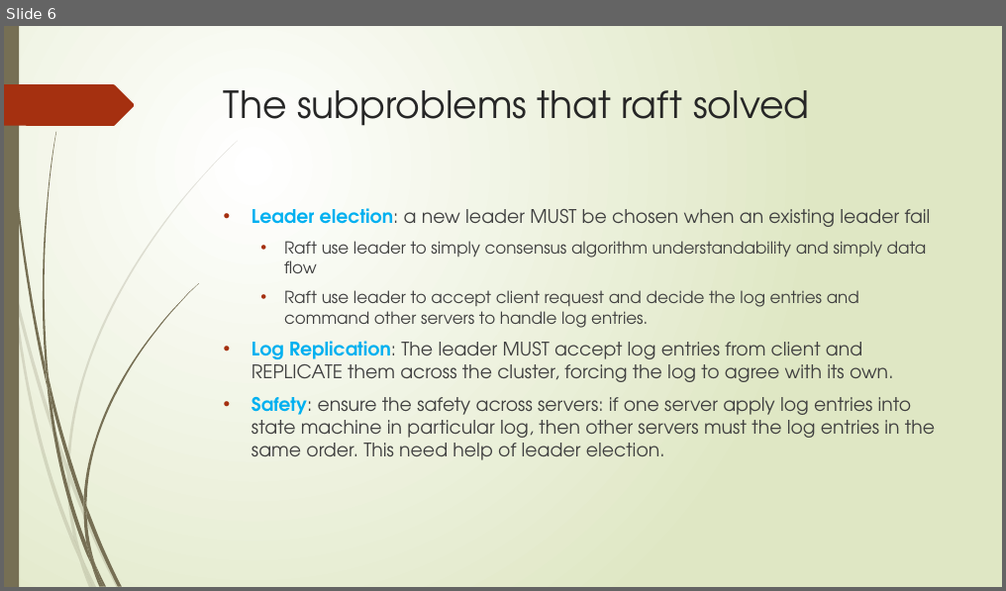
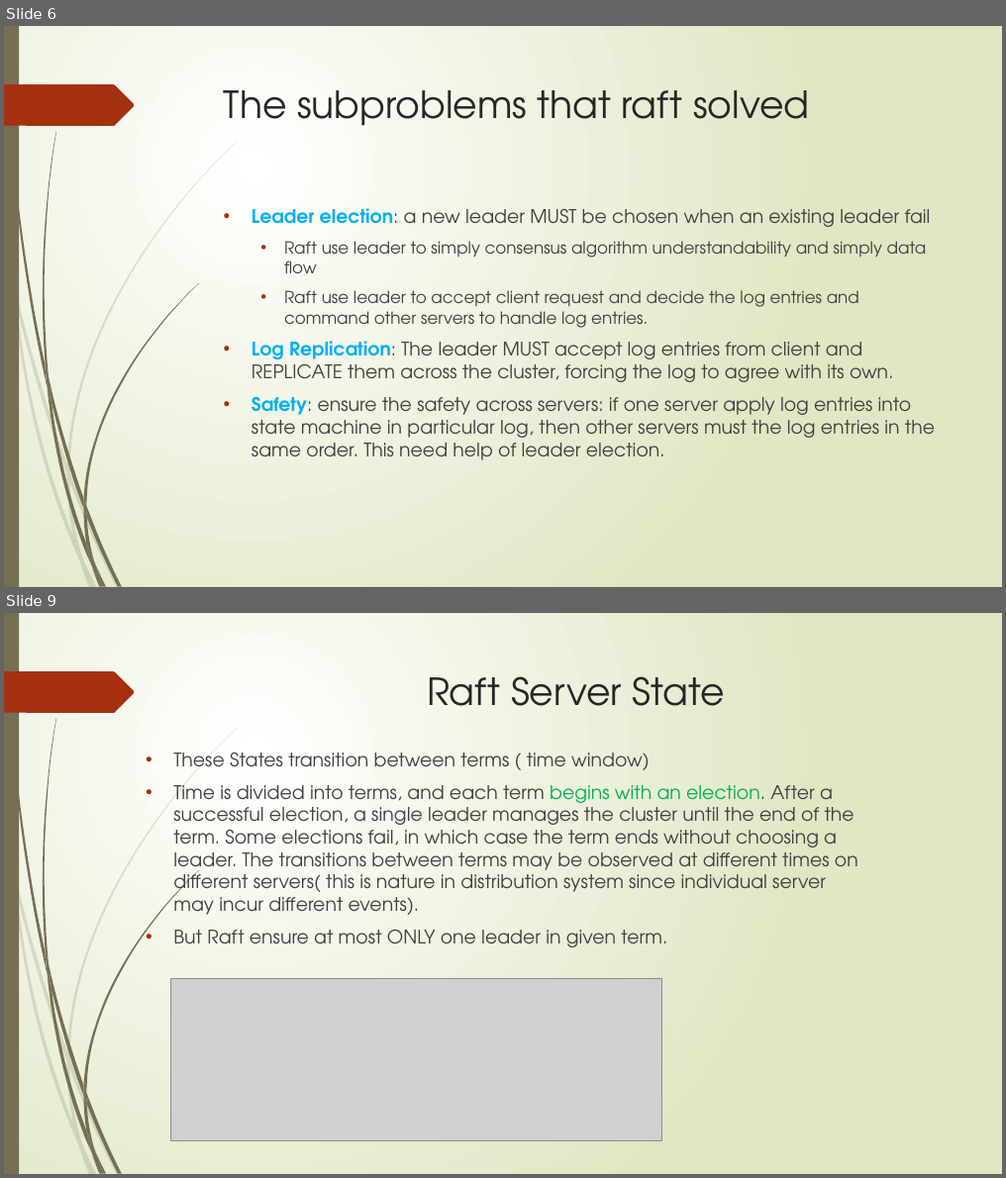
Before and after one commit to DangZhonghua/CodingPractice, a slide deck: Consensus Study/Raft Study.pptx. Shown one above the other, each under a label of ours: slide 6 before the commit, slides 6 and 9 after it; the slides between them are not shown. The pictures are 1006x591 and 1006x1178 pixels, drawn with LibreOffice and Linux fonts; fonts in the diff are those of the drawing; grey boxes stand for pictures. Boxes give left, top, right and bottom in pixels: in the first picture for what was removed or moved away, otherwise in the second. Text is boxed around its words. In the diff, an @@ line names an element or a change of style, - is before the commit and + after.

```diff
--- a/Consensus Study/Raft Study.pptx
+++ b/Consensus Study/Raft Study.pptx
@@ slide 9 added at (4, 613, 1002, 1174), background gradient #FFFFFF to #DFE8C4; not listed: 24 template elements that a slide beside it also shows @@
@@ title added at (427, 676, 724, 706), 36 pt, text #262626 @@
+Raft Server State
@@ text added at (173, 753, 858, 948), 18 pt, text #404040 @@
+• These States transition between terms ( time window)
+• Time is divided into terms, and each term begins with an election. After a successful election, a single leader manages the cluster until the end of the term. Some elections fail, in which case the term ends without choosing a leader. The transitions between terms may be observed at different times on different servers( this is nature in distribution system since individual server may incur different events).
+• But Raft ensure at most ONLY one leader in given term.
@@ picture added at (171, 979, 661, 1142) @@
```
Also in this commit, not shown: 1 slide changed, 5 other slides added.
